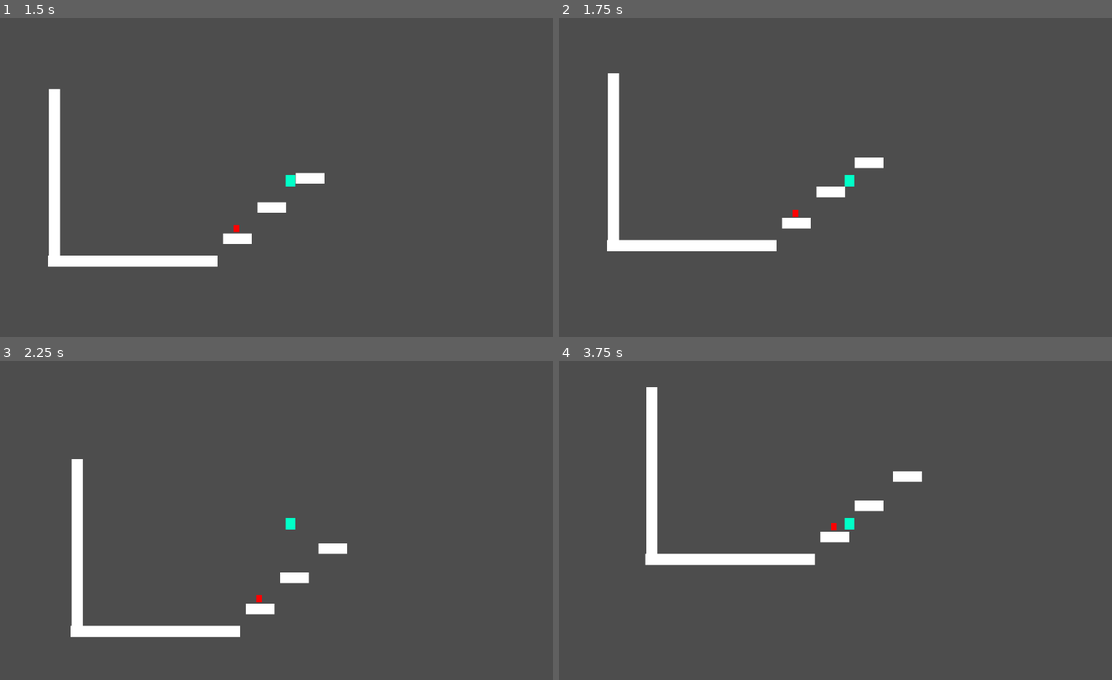
Above: before the commit, frames 1-4 (two rows, left to right).
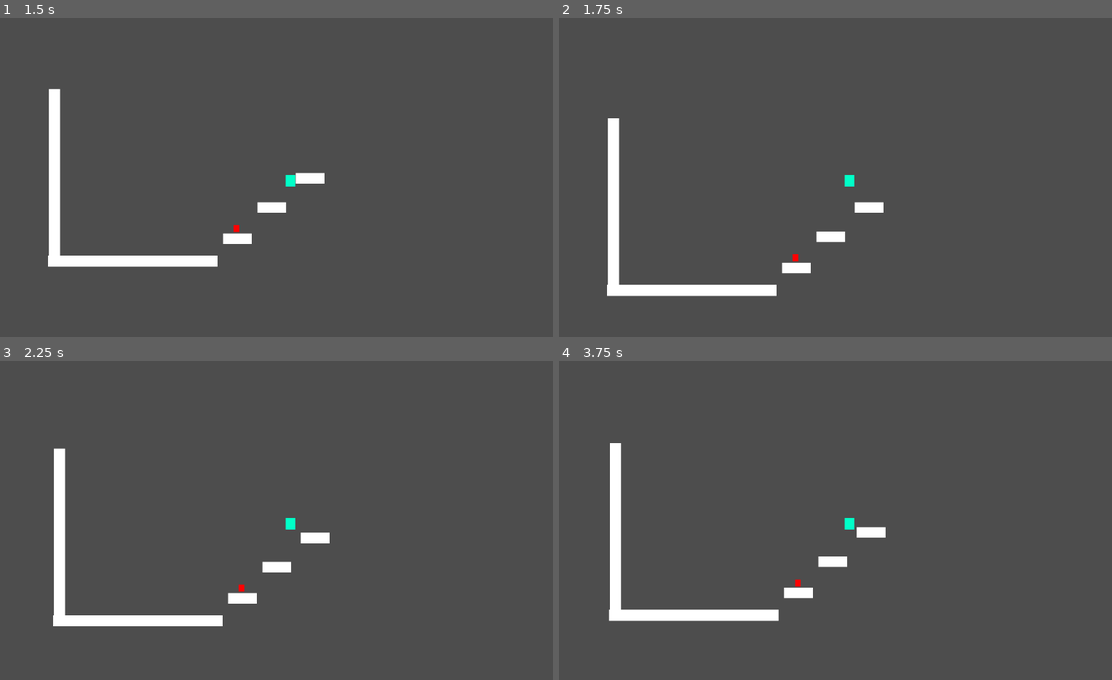
Above: after the commit, the same moments.

Repository: seccopro/Pavel-Adventures
Game: Godot game, scene res://scenes/_debug/movement_test.tscn
Two runs of this game, one before a commit and one after it. Both use one fixed random seed, a clock stepped at 60 frames per second and the inputs below. This scene is started directly instead of the project's main scene.
Inputs:
- Up to frame 1 (1.5 s): hold Ctrl (climb) 0.53-1.28 s; hold Right (right) from 0.53 s (still down); tap Space (jump) at 0.77, 1.07 s; tap Q (dash) at 0.8, 1.35 s
- Up to frame 2 (1.75 s): keep holding Right (right); tap Space (jump) at 1.52, 1.55 s
- Up to frame 3 (2.25 s): tap Space (jump) at 1.82, 2.1 s; release Right (right) at 2.03 s; hold Left (left) from 2.03 s (still down); hold Ctrl (climb) from 2.03 s (still down)
- Up to frame 4 (3.75 s): release Left (left) at 2.78 s; release Ctrl (climb) at 2.78 s; hold Right (right) from 2.78 s (still down); tap Ctrl (climb) at 2.85 s; tap Space (jump) at 3.02, 3.32 s; tap Q (dash) at 3.05, 3.6 s

Frame 1 is identical in both runs. In frame 2, 3.8% of the frame differs, in the area x 8-59%, y 17-88%; in frame 3, 5.3%; in frame 4, 5.5%, in the area x 8-66%, y 8-82%.

Commit message:
Added double jump
and stowed jump in a function

Diff:
--- a/project/scenes/game/characters/player.gd
+++ b/project/scenes/game/characters/player.gd
@@ -6,6 +6,7 @@
 const DASH_SPEED = 1000
 const DASH_DURATION = 30
 var remaining_dashing = 0
+var double_jumped = false
 
 #flags
 var is_climbing = false
@@ -37,9 +38,11 @@
 	else:	#slowing down after releasing
 		velocity.x = move_toward(velocity.x, 0, 50)
 
-# Handle Jump.
-	if Input.is_action_just_pressed("jump") and is_on_floor():
-		velocity.y = JUMP_VELOCITY
+#Handle Jump and Double Jump.
+	if Input.is_action_just_pressed("jump"):
+		jump();
+	if double_jumped and (is_on_floor() or is_climbing):
+		double_jumped = false
 
 	if Input.is_action_just_pressed("dash") and not is_dashing and not is_climbing: #maybe to add dash cooldown
 		dash()
@@ -51,6 +54,13 @@
 		is_climbing = true
 	if is_climbing:
 		climb()
+
+func jump():
+	if is_on_floor():
+		velocity.y = JUMP_VELOCITY
+	elif not double_jumped:
+		velocity.y = JUMP_VELOCITY		#could change the second jump velocity
+		double_jumped = true;
 
 func climb():
 #climb up and down
